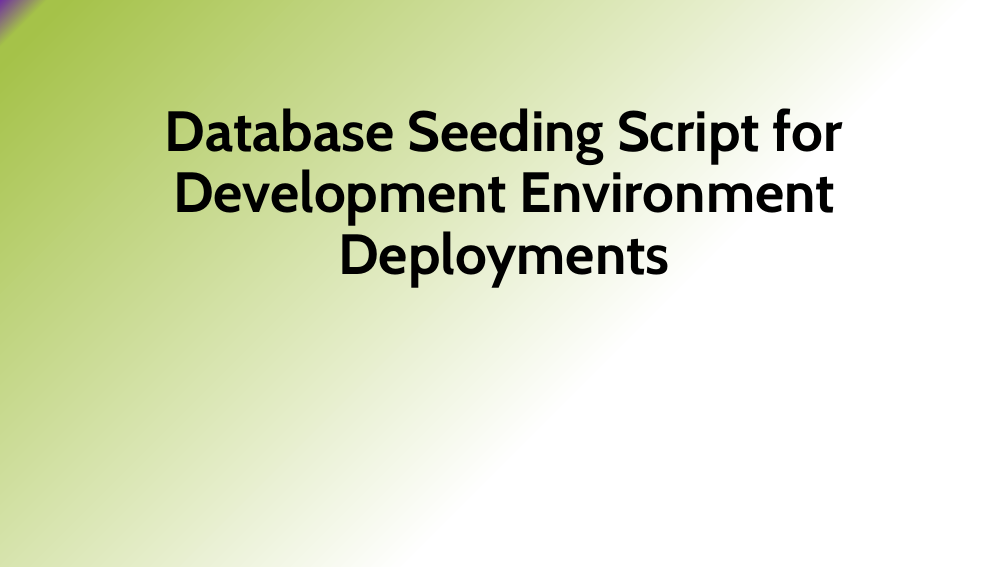
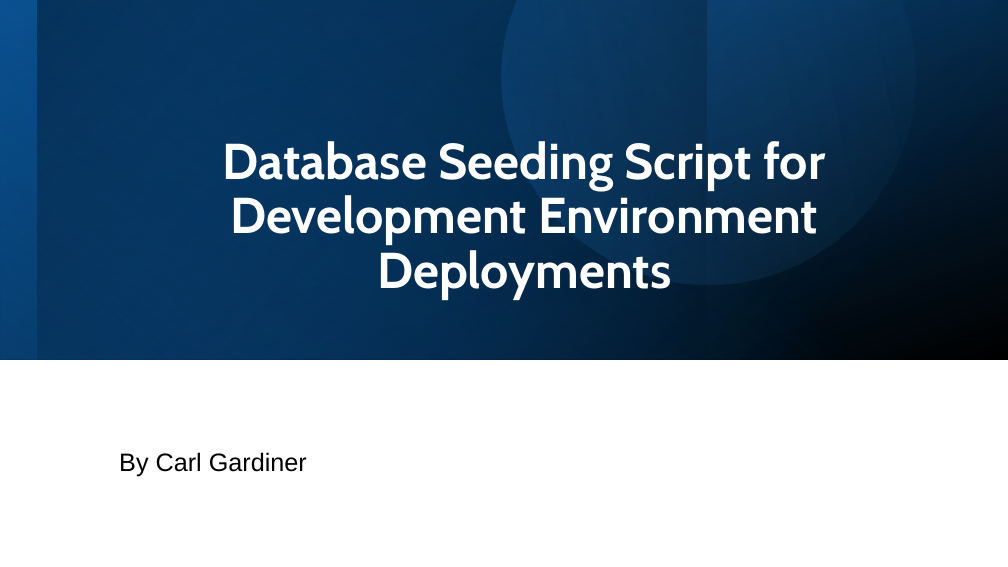
Before and after one commit to CarlG96/Apprenticeship, a slide deck: slide 1 of Level5/Work_Based_Project_And_Professional_Development/Presentation.pptx. Drawn at 1008x567 pixels with LibreOffice and Linux fonts; fonts in the diff are those of the drawing. Boxes give left, top, right and bottom in pixels: in the first picture for what was removed or moved away, otherwise in the second. Text is boxed around its words. In the diff, an @@ line names an element or a change of style, - is before the commit and + after.

```diff
--- a/Level5/Work_Based_Project_And_Professional_Development/Presentation.pptx
+++ b/Level5/Work_Based_Project_And_Professional_Development/Presentation.pptx
@@ background gradient #7030A0 to #A5C249 to #FFFFFF to #FFFFFF @@
@@ rectangle added at (0, 0, 1008, 360), fill gradient #0B5394 to #000000 @@
@@ rectangle added at (0, 0, 1008, 360), fill gradient #0F6FC6 to #0B5394 @@
@@ rectangle added at (0, 0, 706, 360), fill gradient #083763 to #000000 @@
@@ rectangle added at (37, 0, 1008, 360), fill gradient #0F6FC6 to #000000 @@
@@ freeform shape added at (429, 0, 967, 358), fill gradient #0F6FC6 to #59AAF2 @@
@@ title "Database Seeding Script for Development ...": place and size @@
-title "Database Seeding Script for Development ..." at (165, 108, 843, 286)
+title "Database Seeding Script for Development ..." at (223, 141, 825, 299)
@@ title "Database Seeding Script for Development ..." at (223, 141, 825, 299): size 54 to 48 pt, text colour #000000 to #FFFFFF @@
@@ subtitle added at (119, 452, 307, 476), 24 pt, text #000000 @@
+By Carl Gardiner
```
Also in this commit, not shown: 2 other slides changed, 38 slides added, 12 slides removed, 13 other files.
